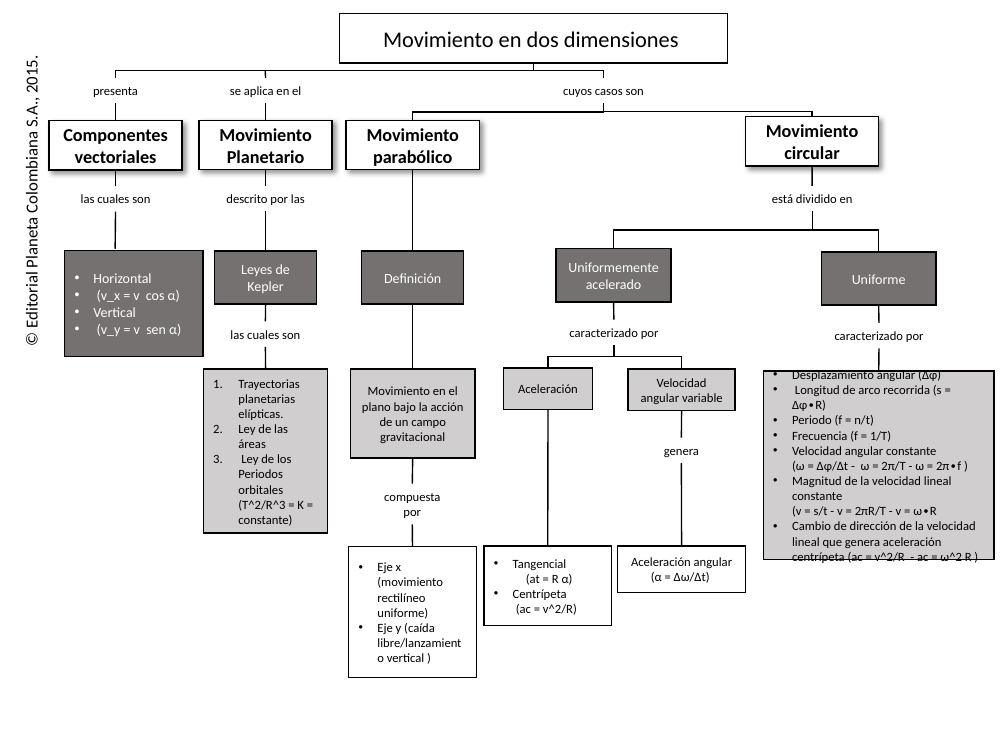
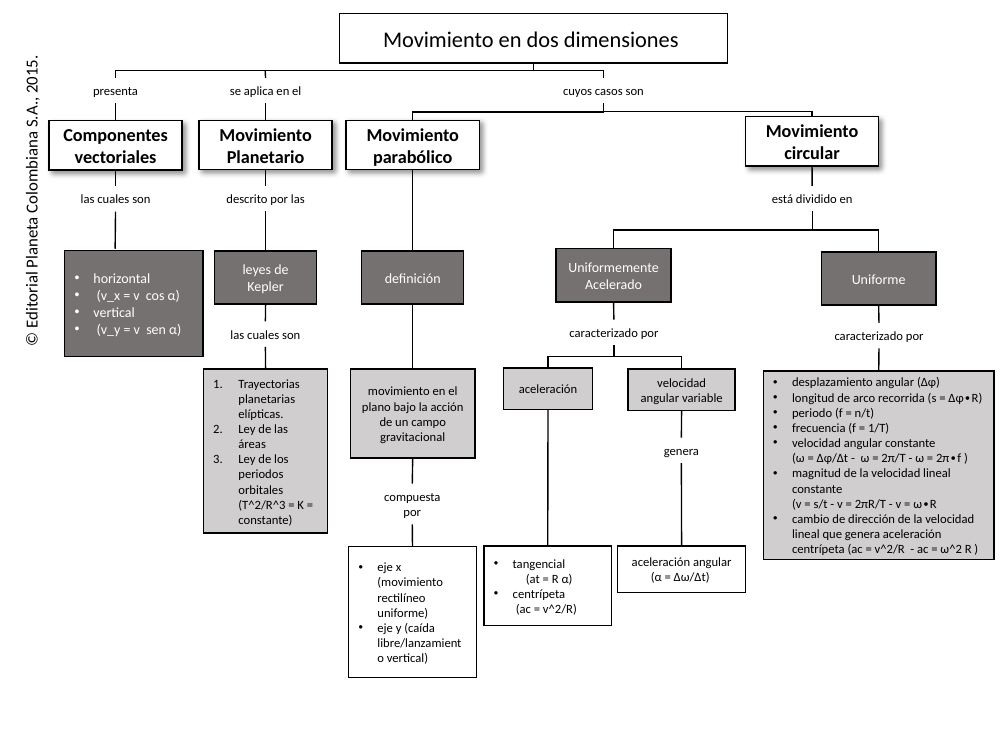
Before and after one commit to AulaPlanetaColombia/CienciasNaturales, a slide deck: slide 1 of fuentes/contenidos/grado10/guion03/CN_10_03.pptx. Drawn at 1008x756 pixels with LibreOffice and Linux fonts; fonts in the diff are those of the drawing; background and template pictures are left out. Boxes give left, top, right and bottom in pixels: in the first picture for what was removed or moved away, otherwise in the second. Text is boxed around its words. In the diff, an @@ line names an element or a change of style, - is before the commit and + after.

```diff
--- a/fuentes/contenidos/grado10/guion03/CN_10_03.pptx
+++ b/fuentes/contenidos/grado10/guion03/CN_10_03.pptx
@@ text in rectangle at <box>243,264,288,293</box>: text changed @@
-Leyes de Kepler
+leyes de Kepler
@@ text in rectangle at <box>568,262,658,289</box>: text changed @@
-Uniformemente acelerado
+Uniformemente Acelerado
@@ text in rectangle at <box>93,273,150,283</box>: text changed @@
-• Horizontal
+• horizontal
@@ text in rectangle at <box>385,273,441,283</box>: text changed @@
-Definición
+definición
@@ text in rectangle at <box>93,307,134,317</box>: text changed @@
-• Vertical
+• vertical
@@ text in rectangle at <box>362,386,464,443</box>: text changed @@
-Movimiento en el plano bajo la acción de un campo gravitacional
+movimiento en el plano bajo la acción de un campo gravitacional
@@ text in rectangle at <box>519,384,577,393</box>: text changed @@
-Aceleración
+aceleración
@@ text in rectangle at <box>641,378,723,404</box>: text changed @@
-Velocidad angular variable
+velocidad angular variable
@@ text in rectangle at <box>792,377,983,555</box>: text changed @@
-• Desplazamiento angular (∆φ)
-• Longitud de arco recorrida (s = ∆φ∙R)
-• Periodo (f = n/t)
-• Frecuencia (f = 1/T)
-• Velocidad angular constante (ω = ∆φ/∆t - ω = 2π/T - ω = 2π∙f )
-• Magnitud de la velocidad lineal constante (v = s/t - v = 2πR/T - v = ω∙R
-• Cambio de dirección de la velocidad lineal que genera aceleración centrípeta (ac = v^2/R - ac = ω^2 R )
+• desplazamiento angular (∆φ)
+• longitud de arco recorrida (s = ∆φ∙R)
+• periodo (f = n/t)
+• frecuencia (f = 1/T)
+• velocidad angular constante (ω = ∆φ/∆t - ω = 2π/T - ω = 2π∙f )
+• magnitud de la velocidad lineal constante (v = s/t - v = 2πR/T - v = ω∙R
+• cambio de dirección de la velocidad lineal que genera aceleración centrípeta (ac = v^2/R - ac = ω^2 R )
@@ text in rectangle at <box>238,454,304,526</box>: text changed @@
-3. Ley de los Periodos orbitales (T^2/R^3 = K = constante)
+3. Ley de los periodos orbitales (T^2/R^3 = K = constante)
@@ text in rectangle at <box>377,562,461,664</box>: text changed @@
-• Eje x (movimiento rectilíneo uniforme)
-• Eje y (caída libre/lanzamiento vertical )
+• eje x (movimiento rectilíneo uniforme)
+• eje y (caída libre/lanzamiento vertical)
@@ text in rectangle at <box>513,559,566,570</box>: text changed @@
-• Tangencial
+• tangencial
@@ text in rectangle at <box>632,557,732,568</box>: text changed @@
-Aceleración angular
+aceleración angular
@@ text in rectangle at <box>513,589,566,600</box>: text changed @@
-• Centrípeta
+• centrípeta
```
Also in this commit, not shown: 2 other files.
